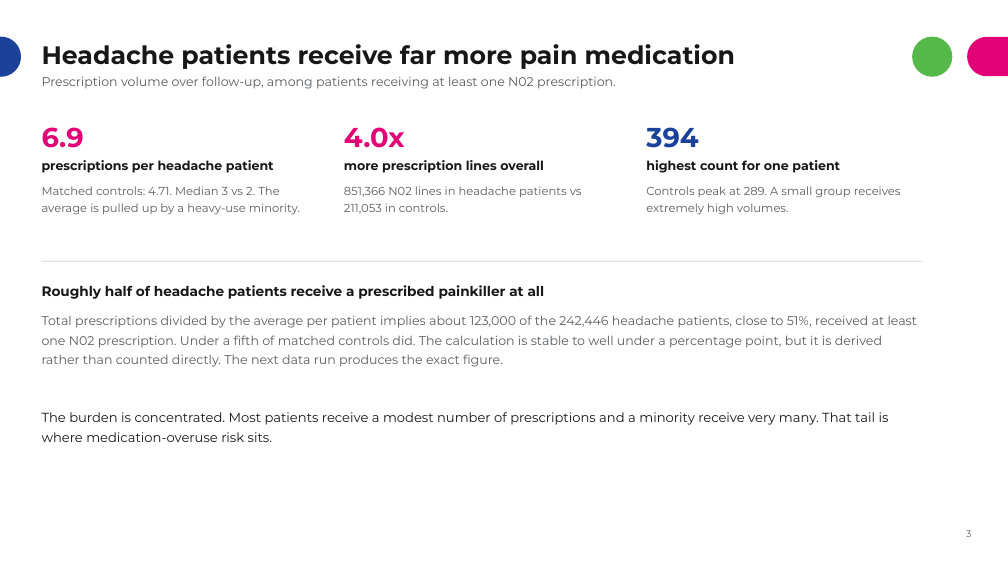
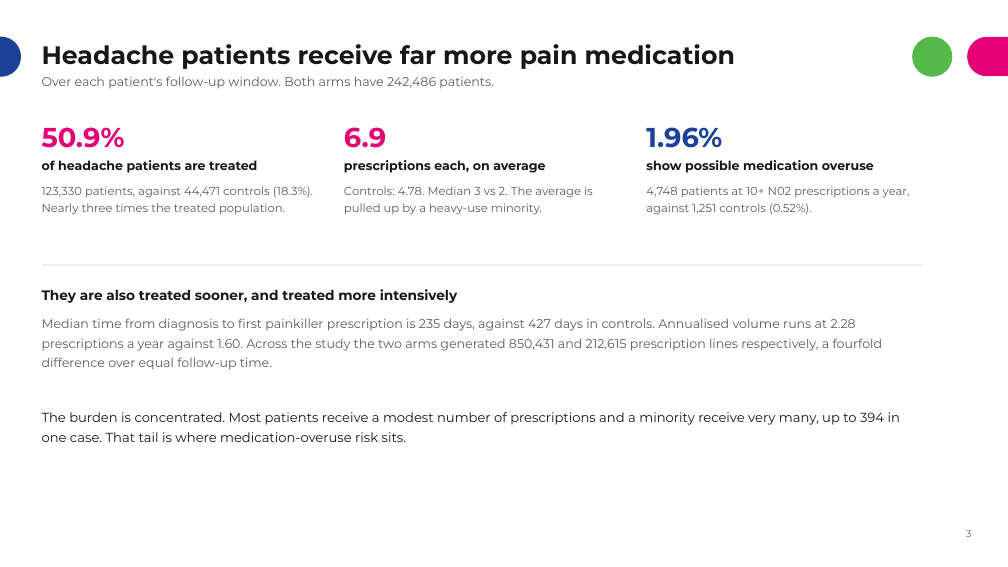
Before and after one commit to rj-irvine/de-migraine, a slide deck: slide 4 of documents/DE_Migraine_Treatment_Patterns_Summary.pptx. Drawn at 1008x567 pixels with LibreOffice and Linux fonts; fonts in the diff are those of the drawing. Boxes give left, top, right and bottom in pixels: in the first picture for what was removed or moved away, otherwise in the second. Text is boxed around its words. In the diff, an @@ line names an element or a change of style, - is before the commit and + after.

```diff
--- a/documents/DE_Migraine_Treatment_Patterns_Summary.pptx
+++ b/documents/DE_Migraine_Treatment_Patterns_Summary.pptx
@@ text at [42, 76, 493, 89]: text changed @@
-Prescription volume over follow-up, among patients receiving at least one N02 prescription.
+Over each patient's follow-up window. Both arms have 242,486 patients.
@@ text at [42, 127, 125, 148]: text changed @@
-6.9
+50.9%
@@ text at [344, 127, 386, 148]: text changed @@
-4.0x
+6.9
@@ text at [646, 127, 722, 148]: text changed @@
-394
+1.96%
@@ text at [42, 160, 257, 173]: text changed @@
-prescriptions per headache patient
+of headache patients are treated
@@ text at [344, 160, 545, 173]: text changed @@
-more prescription lines overall
+prescriptions each, on average
@@ text at [646, 160, 874, 173]: text changed @@
-highest count for one patient
+show possible medication overuse
@@ text at [42, 186, 313, 215]: text changed @@
-Matched controls: 4.71. Median 3 vs 2. The average is pulled up by a heavy-use minority.
+123,330 patients, against 44,471 controls (18.3%). Nearly three times the treated population.
@@ text at [344, 186, 593, 215]: text changed @@
-851,366 N02 lines in headache patients vs 211,053 in controls.
+Controls: 4.78. Median 3 vs 2. The average is pulled up by a heavy-use minority.
@@ text at [646, 186, 910, 215]: text changed @@
-Controls peak at 289. A small group receives extremely high volumes.
+4,748 patients at 10+ N02 prescriptions a year, against 1,251 controls (0.52%).
@@ rectangle: place and size @@
-rectangle at [42, 261, 923, 262]
+rectangle at [42, 265, 923, 265]
@@ text at [42, 289, 457, 303]: text changed @@
-Roughly half of headache patients receive a prescribed painkiller at all
+They are also treated sooner, and treated more intensively
@@ text at [42, 318, 883, 370]: text changed @@
-Total prescriptions divided by the average per patient implies about 123,000 of the 242,446 headache patients, close to 51%, received at least one N02 prescription. Under a fifth of matched controls did. The calculation is stable to well under a percentage point, but it is derived rather than counted directly. The next data run produces the exact figure.
+Median time from diagnosis to first painkiller prescription is 235 days, against 427 days in controls. Annualised volume runs at 2.28 prescriptions a year against 1.60. Across the study the two arms generated 850,431 and 212,615 prescription lines respectively, a fourfold difference over equal follow-up time.
@@ text at [42, 412, 900, 442]: text changed @@
-The burden is concentrated. Most patients receive a modest number of prescriptions and a minority receive very many. That tail is where medication-overuse risk sits.
+The burden is concentrated. Most patients receive a modest number of prescriptions and a minority receive very many, up to 394 in one case. That tail is where medication-overuse risk sits.
```
Also in this commit, not shown: 7 other slides changed, 3 slides added, 1 slide removed, 2 other files.
